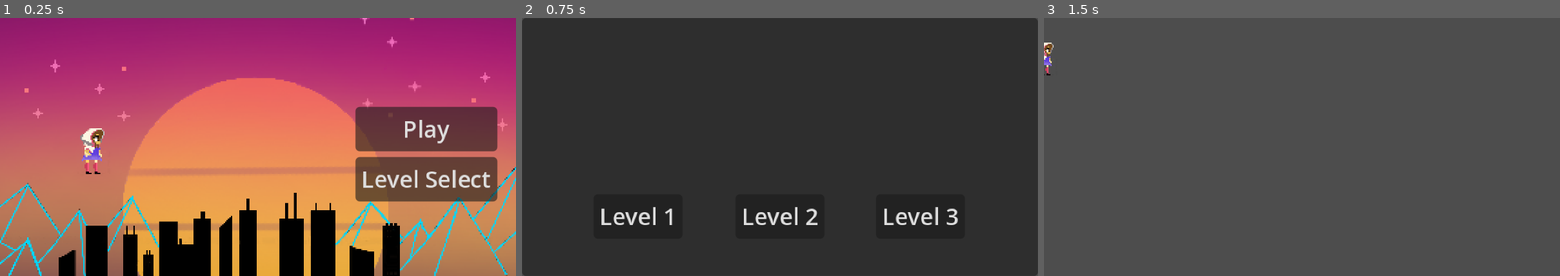
Above: before the commit, frames 1-3 (left to right).
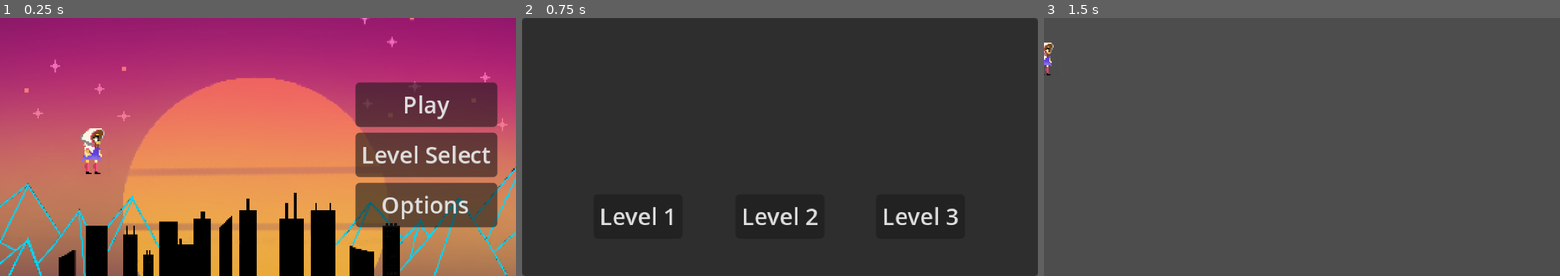
Above: after the commit, the same moments.

Repository: gunarp/gmtk-game-jam
Game: Godot game, scene res://Scenes/main.tscn
Two runs of this game, one before a commit and one after it. Both use one fixed random seed, a clock stepped at 60 frames per second and the inputs below.
Inputs:
- Up to frame 1 (0.25 s): no input
- Up to frame 2 (0.75 s): click "Level Select" at 0.5 s
- Up to frame 3 (1.5 s): click "Level 2" at 1.25 s

The runs differ from the first frame. In frame 1, 8.5% of the frame differs, in the area x 68-97%, y 25-82%; in frame 2, nothing differs; in frame 3, nothing differs.

Commit message:
wip: added option button to main menu, not connected

Diff:
--- a/Scenes/UI/Menus/main_menu.gd
+++ b/Scenes/UI/Menus/main_menu.gd
@@ -4,7 +4,10 @@
 signal level_select_pressed
 
 func _on_play_pressed():
-	play_pressed.emit()
+  play_pressed.emit()
 
 func _on_level_select_pressed():
-	level_select_pressed.emit()
+  level_select_pressed.emit()
+
+func _on_options_pressed() -> void:
+  pass # Replace with function body.
--- a/Scenes/UI/Menus/main_menu.tscn
+++ b/Scenes/UI/Menus/main_menu.tscn
@@ -64,5 +64,10 @@
 layout_mode = 2
 text = "Level Select"
 
+[node name="Options" type="Button" parent="Panel/VBoxContainer"]
+layout_mode = 2
+text = "Options"
+
 [connection signal="pressed" from="Panel/VBoxContainer/Play" to="." method="_on_play_pressed"]
 [connection signal="pressed" from="Panel/VBoxContainer/LevelSelect" to="." method="_on_level_select_pressed"]
+[connection signal="pressed" from="Panel/VBoxContainer/Options" to="." method="_on_options_pressed"]
